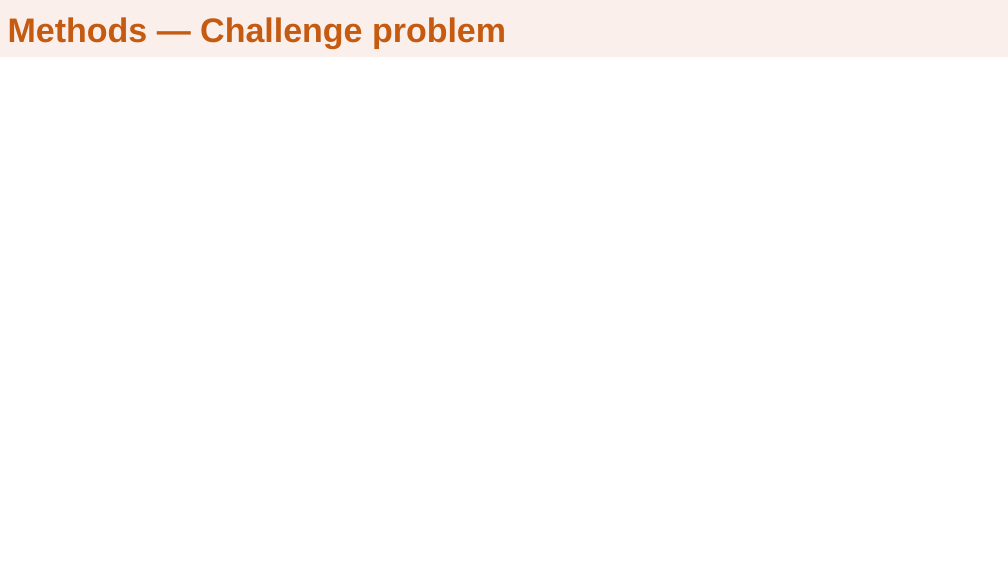
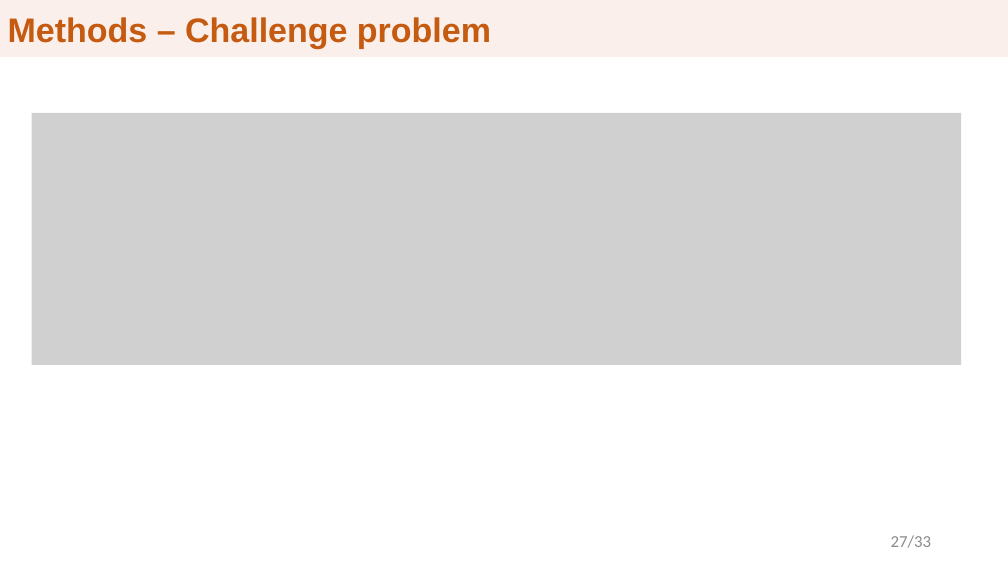
Before and after one commit to clemekay/preliminary-exam, a slide deck: slide 41 of Prelim_presentation.pptx (slide 8 before the commit). Drawn at 1008x567 pixels with LibreOffice and Linux fonts; fonts in the diff are those of the drawing; grey boxes stand for pictures; background and template pictures are left out. Boxes give left, top, right and bottom in pixels: in the first picture for what was removed or moved away, otherwise in the second. Text is boxed around its words. In the diff, an @@ line names an element or a change of style, - is before the commit and + after.

```diff
--- a/Prelim_presentation.pptx
+++ b/Prelim_presentation.pptx
@@ title "Methods – Challenge problem": place and size @@
-title "Methods – Challenge problem" at (0,0,875,56)
+title "Methods – Challenge problem" at (0,0,1008,56)
@@ title at (8,17,491,49): text changed @@
-Methods — Challenge problem
+Methods – Challenge problem
@@ picture added at (32,113,962,364) @@
@@ text added at (891,535,931,548), 16 pt, text #8C8C8C @@
+27/33
```
Also in this commit, not shown: 7 other slides changed, 42 slides added, 6 slides removed, 1 other file.
